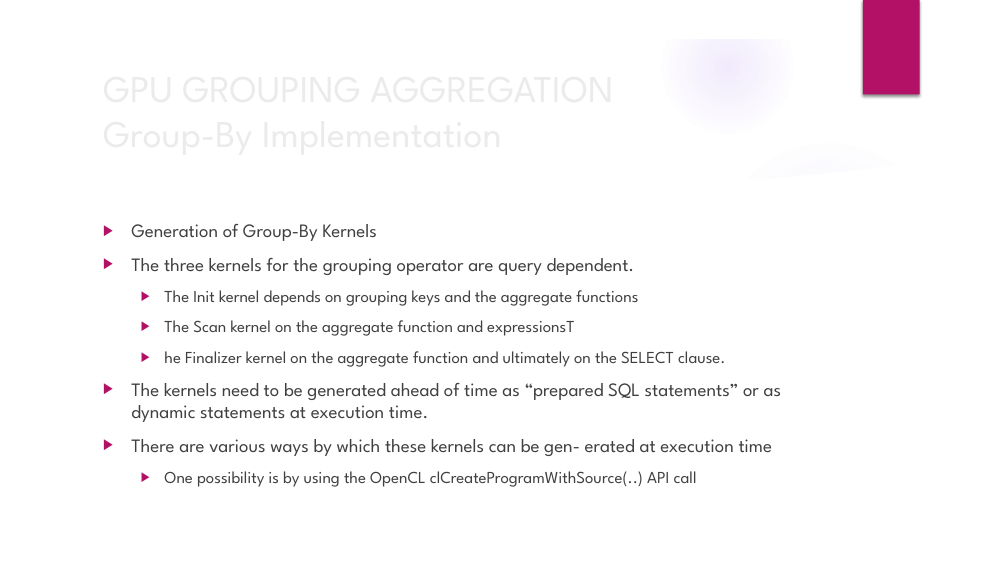
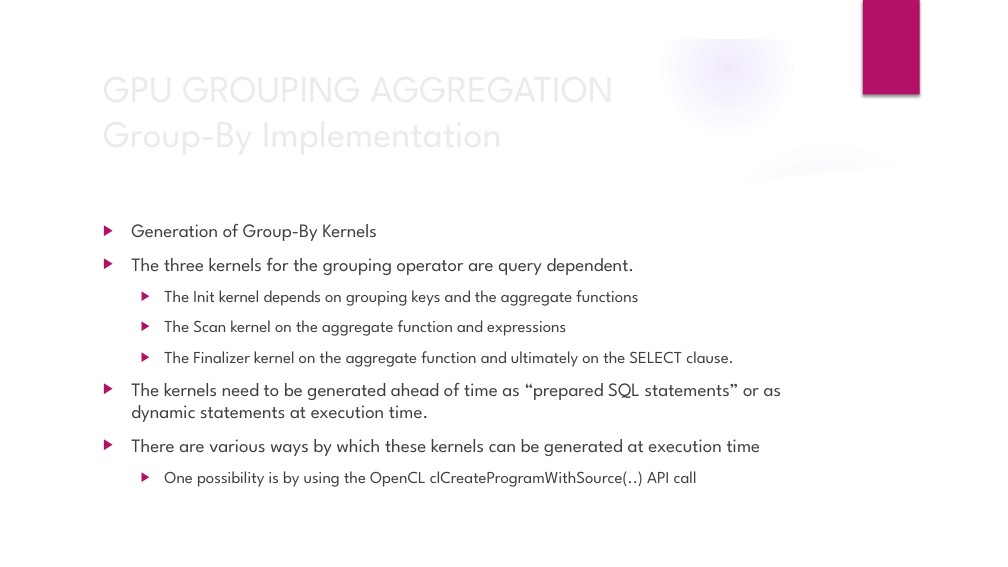
Before and after one commit to thoh-testarossa/Mirage-docs, a slide deck: slide 15 of thoh/presentations/20170405.pptx. Drawn at 1008x567 pixels with LibreOffice and Linux fonts; fonts in the diff are those of the drawing; background and template pictures are left out. Boxes give left, top, right and bottom in pixels: in the first picture for what was removed or moved away, otherwise in the second. Text is boxed around its words. In the diff, an @@ line names an element or a change of style, - is before the commit and + after.

```diff
--- a/thoh/presentations/20170405.pptx
+++ b/thoh/presentations/20170405.pptx
@@ text at <box>164,320,734,367</box>: spaces changed @@
-  ▶ The Scan kernel on the aggregate function and expressionsT
-  ▶ he Finalizer kernel on the aggregate function and ultimately on the SELECT clause.
+  ▶ The Scan kernel on the aggregate function and expressions
+  ▶ The Finalizer kernel on the aggregate function and ultimately on the SELECT clause.
@@ text at <box>131,439,761,456</box>: text changed @@
-▶ There are various ways by which these kernels can be gen- erated at execution time
+▶ There are various ways by which these kernels can be generated at execution time
```
Also in this commit, not shown: 1 other file.
